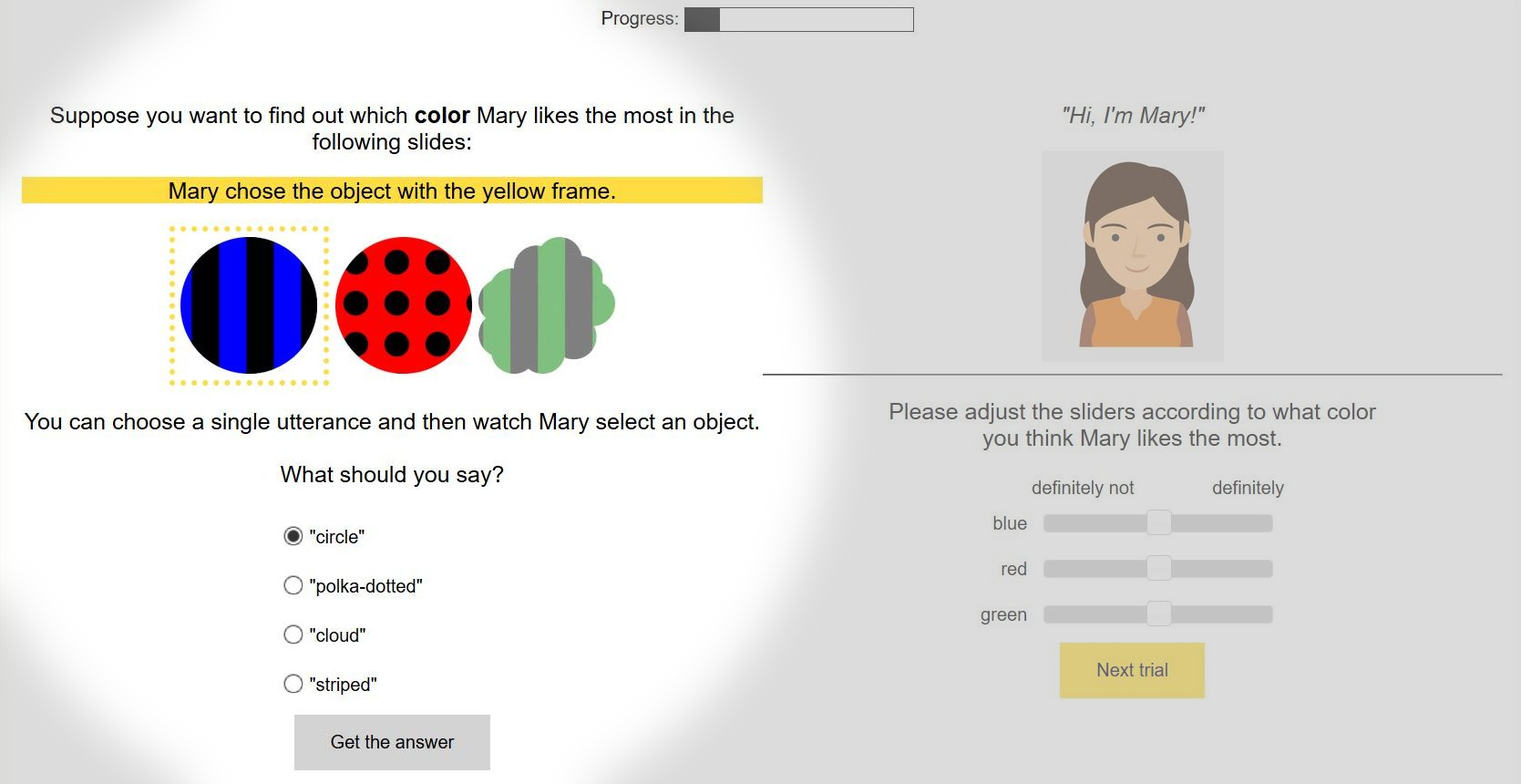
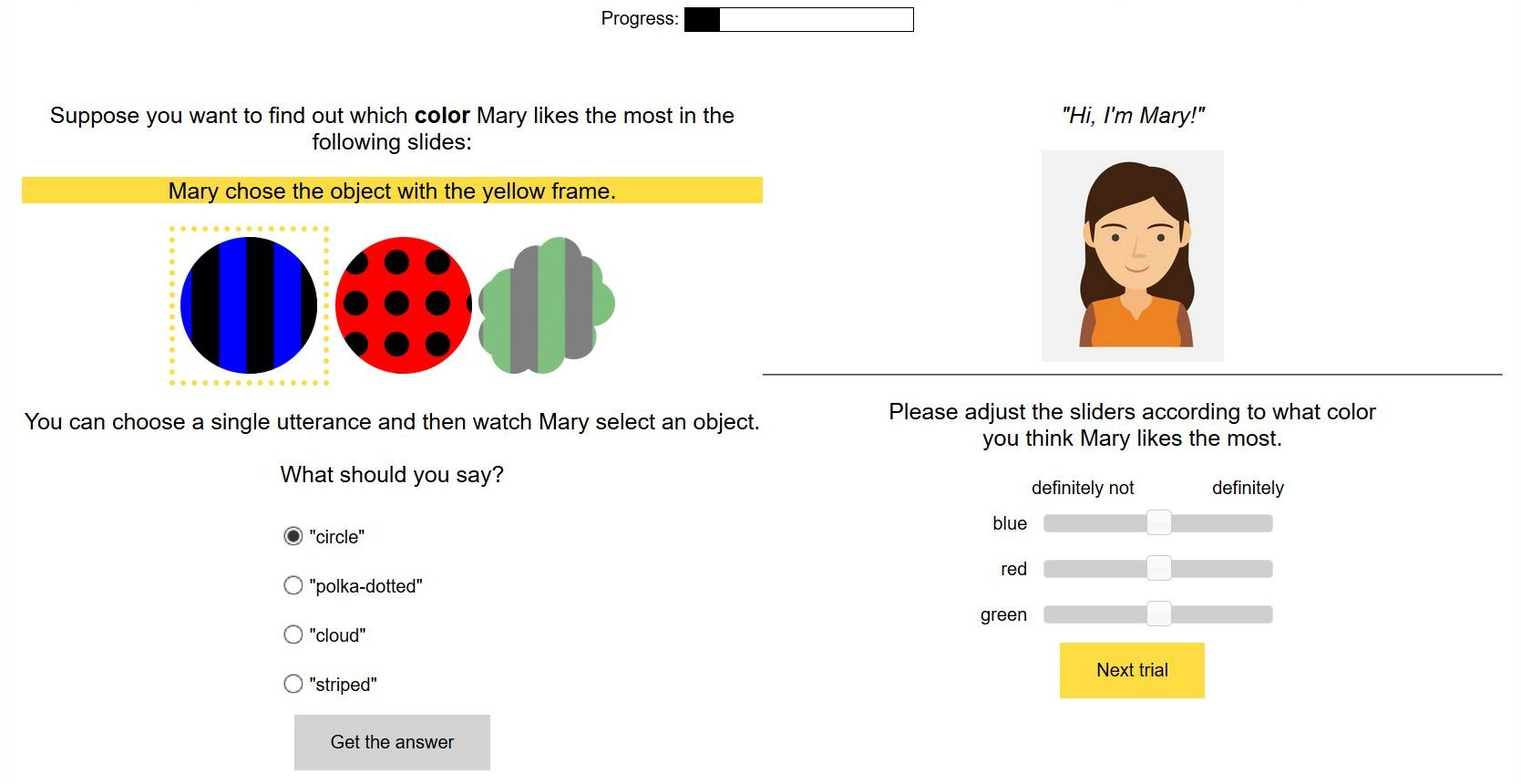
Before/after of a w=1521, h=784 layered artwork. What changed in the layer stack:
hid "Fokus" over [0, 0, 1521, 784]
